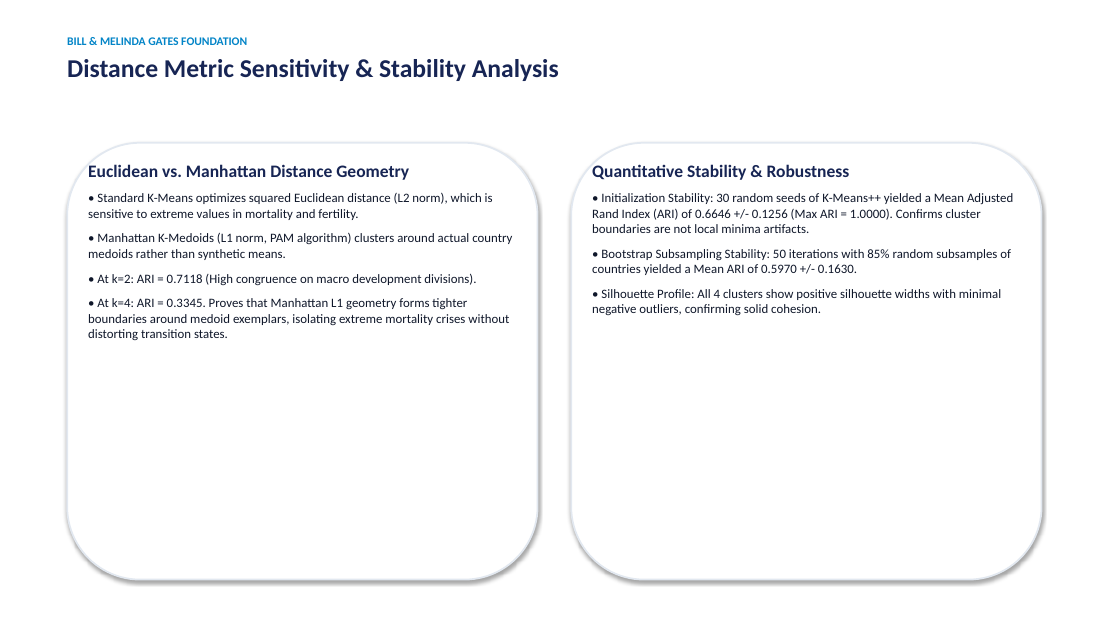
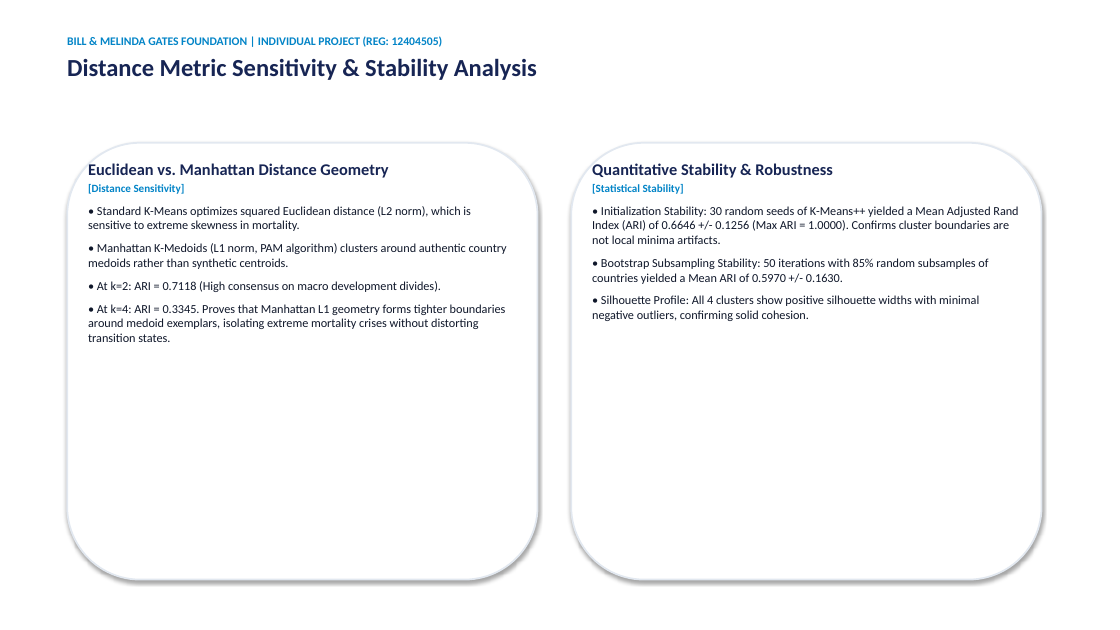
Before and after one commit to Mayank0053/Country-Maternal-Child-Health-Profile-Segmentation-Dashboard--, a slide deck: slide 10 of Country_MCH_Segmentation_Presentation.pptx. Drawn at 1120x630 pixels with LibreOffice and Linux fonts; fonts in the diff are those of the drawing. Boxes give left, top, right and bottom in pixels: in the first picture for what was removed or moved away, otherwise in the second. Text is boxed around its words. In the diff, an @@ line names an element or a change of style, - is before the commit and + after.

Commit message:
feat: upgrade to dynamic non-static FastAPI backend, light-themed dashboard, root preprocessed data files, and explicit individual project PPT/report

```diff
--- a/Country_MCH_Segmentation_Presentation.pptx
+++ b/Country_MCH_Segmentation_Presentation.pptx
@@ text at [67,36,443,47]: text changed @@
-BILL & MELINDA GATES FOUNDATION
+BILL & MELINDA GATES FOUNDATION | INDIVIDUAL PROJECT (REG: 12404505)
@@ text at [67,58,537,80]: size 22 to 21 pt in "Distance Metric Sensitivity & Stability Analysis" @@
@@ text at [88,163,506,342]: size 15 to 14 pt in "Euclidean vs. Manhattan Distance Geometry"; size 11 to 10.5 pt in "• At k=4: ARI = 0.3345. Proves ..."; less space between paragraphs @@
@@ text at [592,163,1018,321]: size 15 to 14 pt in "Quantitative Stability & Robustness"; size 11 to 10.5 pt in "• Initialization Stability: 30 random seeds of ...", "• Bootstrap Subsampling Stability: 50 iterations with ...", "• Silhouette Profile: All 4 clusters show ..."; less space between paragraphs @@
@@ text at [88,184,507,292]: text changed; size 11 to 10.5 pt @@
-• Standard K-Means optimizes squared Euclidean distance (L2 norm), which is sensitive to extreme values in mortality and fertility.
-• Manhattan K-Medoids (L1 norm, PAM algorithm) clusters around actual country medoids rather than synthetic means.
-• At k=2: ARI = 0.7118 (High congruence on macro development divisions).
+[Distance Sensitivity]
+• Standard K-Means optimizes squared Euclidean distance (L2 norm), which is sensitive to extreme skewness in mortality.
+• Manhattan K-Medoids (L1 norm, PAM algorithm) clusters around authentic country medoids rather than synthetic centroids.
+• At k=2: ARI = 0.7118 (High consensus on macro development divides).
@@ text at [592,184,684,194]: paragraph added @@
+[Statistical Stability]
```
Also in this commit, not shown: 12 other slides changed, 1 slide added, 2 slides removed, 20 other files.
